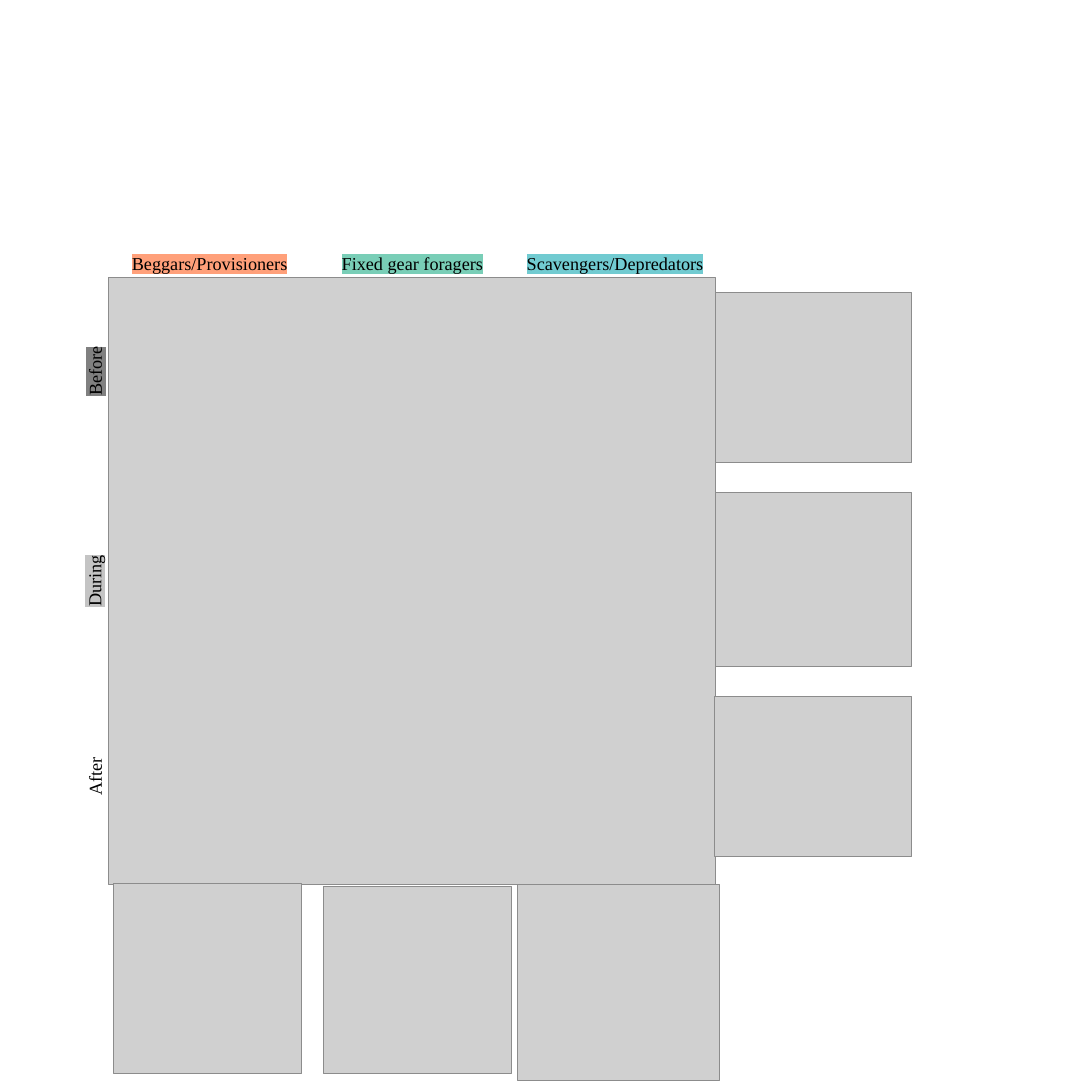
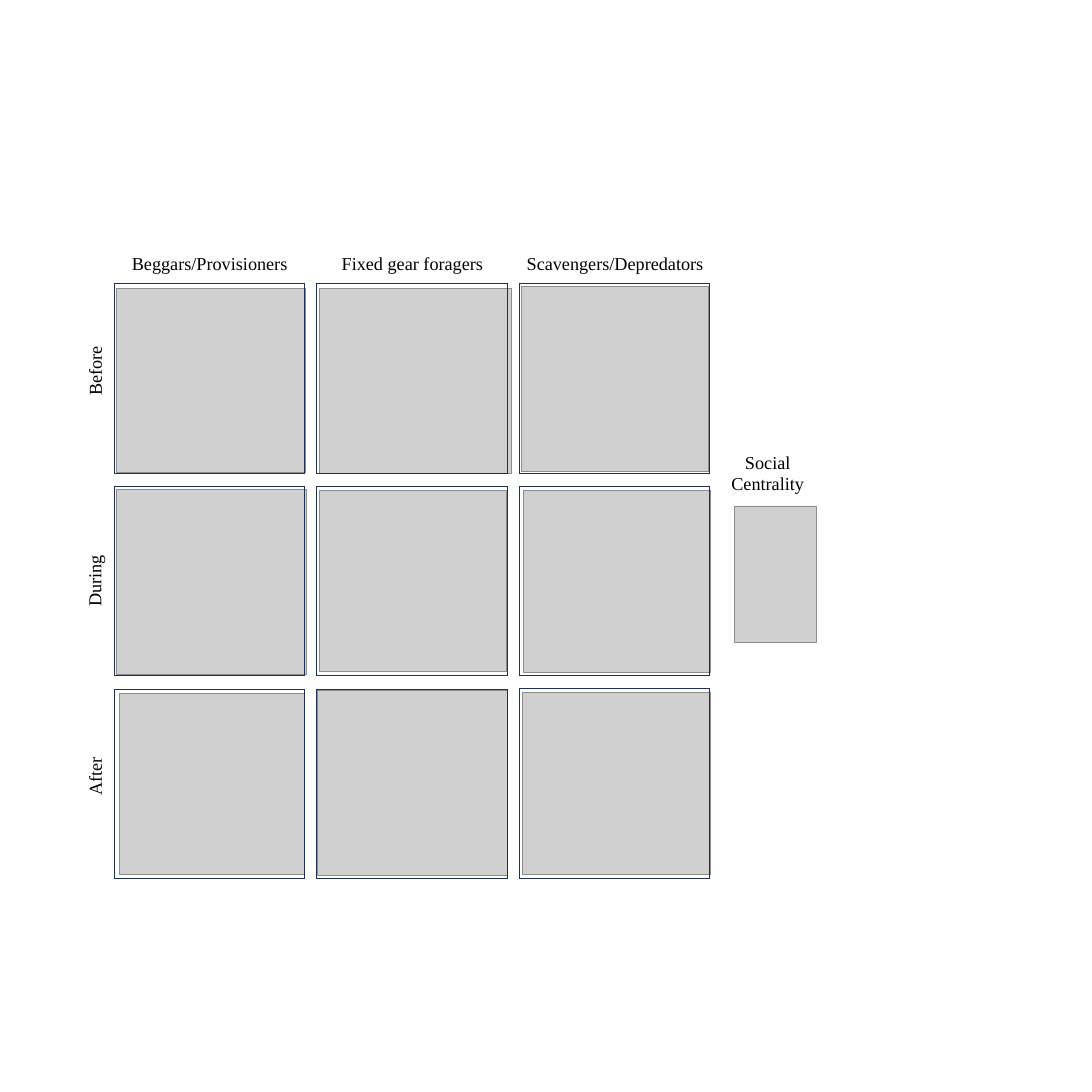
Before and after one commit to bankheak/Dolphins, a slide deck: slide 1 of figs/networks.pptx. Drawn at 1092x1092 pixels with LibreOffice and Linux fonts; fonts in the diff are those of the drawing; grey boxes stand for pictures. Boxes give left, top, right and bottom in pixels: in the first picture for what was removed or moved away, otherwise in the second. Text is boxed around its words. In the diff, an @@ line names an element or a change of style, - is before the commit and + after.

```diff
--- a/figs/networks.pptx
+++ b/figs/networks.pptx
@@ text "Before" at (86, 350, 106, 394): highlight #808080 to none @@
@@ text "Beggars/Provisioners" at (132, 258, 288, 274): highlight #FFA07A to none @@
@@ text "Fixed gear foragers" at (342, 257, 483, 274): highlight #79CEB7 to none @@
@@ text "Scavengers/Depredators" at (527, 257, 704, 274): highlight #71CBD1 to none @@
@@ text "During" at (85, 560, 105, 606): highlight #C4C4C4 to none @@
@@ group added at (114, 284, 816, 879): 10 pictures, 9 rectangles, 1 text @@
+Social
+Centrality
@@ text "After" at (86, 760, 106, 794): highlight #FFFFFF to none @@
@@ group removed at (108, 278, 912, 1080): 7 pictures @@
```
Also in this commit, not shown: 1 other slide changed, 2 slides added, 33 other files.
